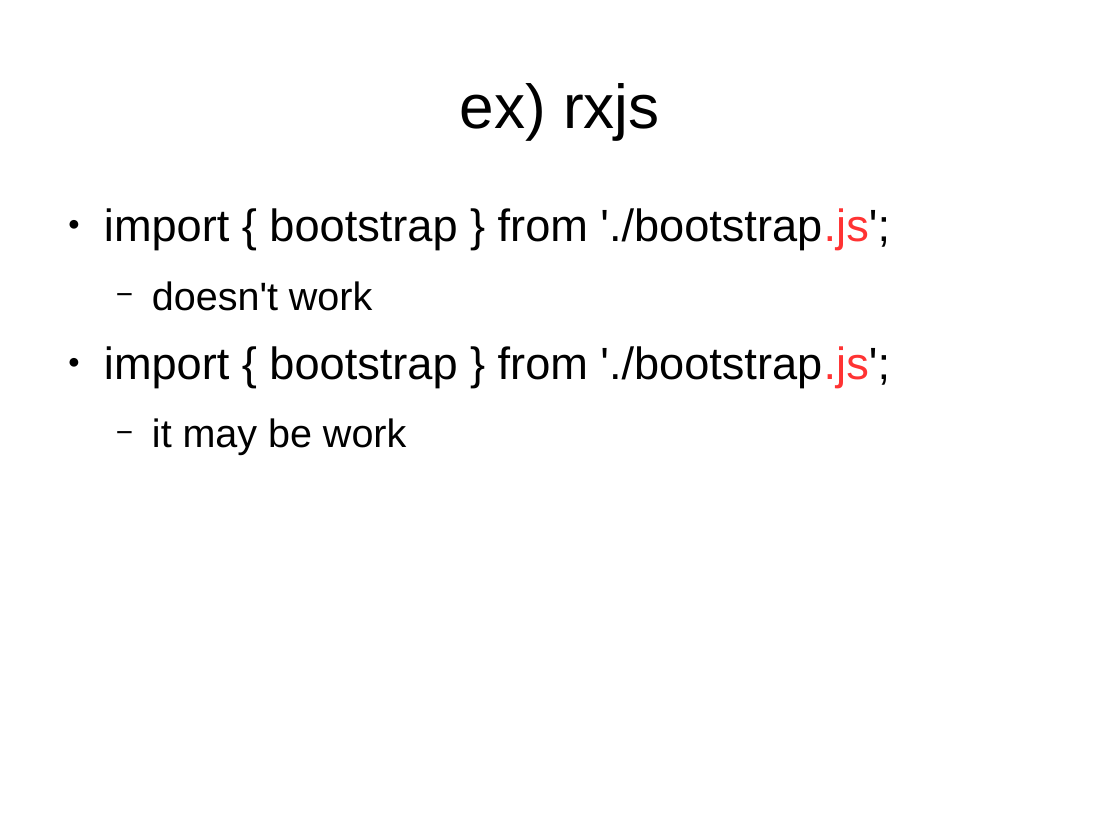
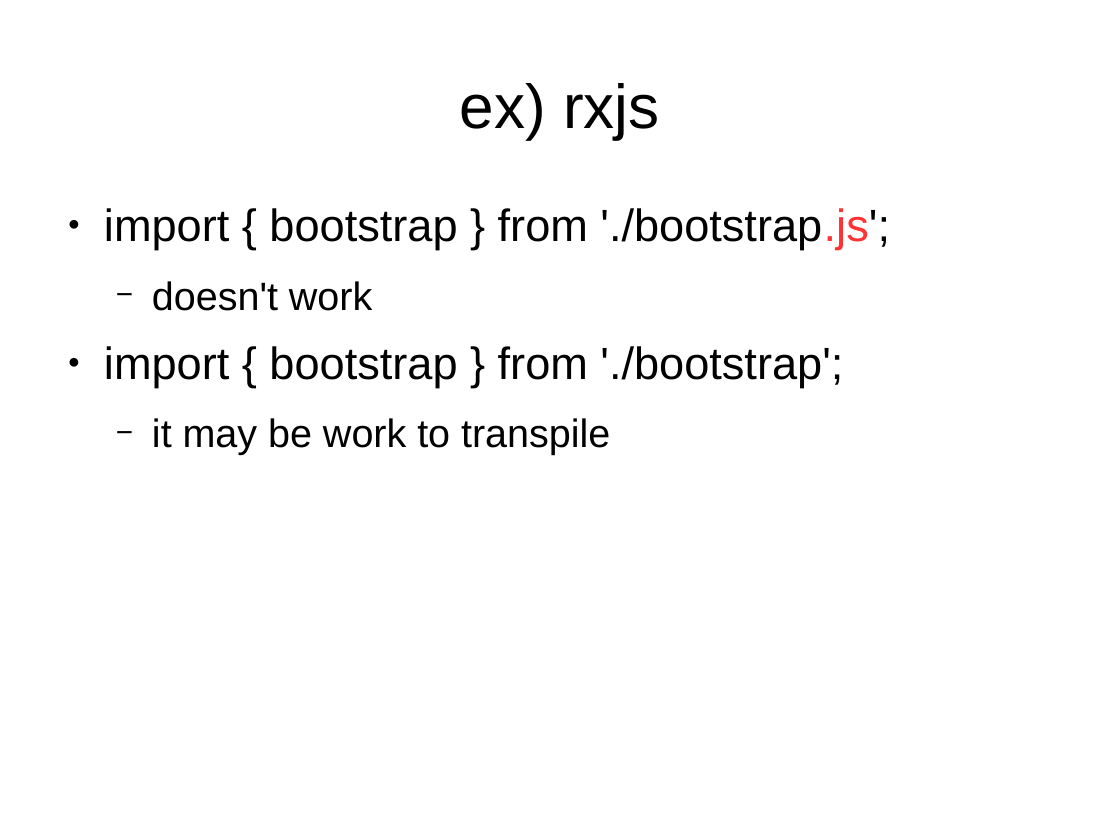
Before and after one commit to sallop/til, a slide deck: slide 22 of typescript.odp. Drawn at 1120x840 pixels with LibreOffice and Linux fonts; fonts in the diff are those of the drawing. Boxes give left, top, right and bottom in pixels: in the first picture for what was removed or moved away, otherwise in the second. Text is boxed around its words. In the diff, an @@ line names an element or a change of style, - is before the commit and + after.

```diff
--- a/typescript.odp
+++ b/typescript.odp
@@ text at <box>104,346,843,455</box>: text changed @@
-● import { bootstrap } from './bootstrap.js';
-  − it may be work
+● import { bootstrap } from './bootstrap';
+  − it may be work to transpile
```
Also in this commit, not shown: 2 slides added.
